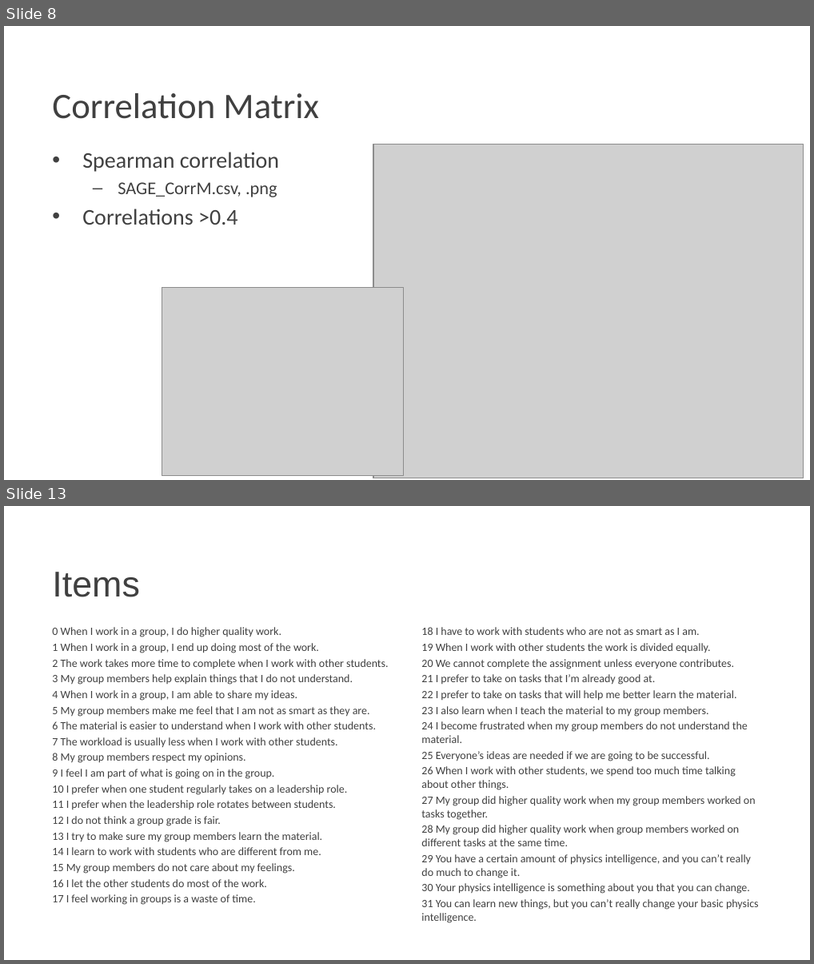
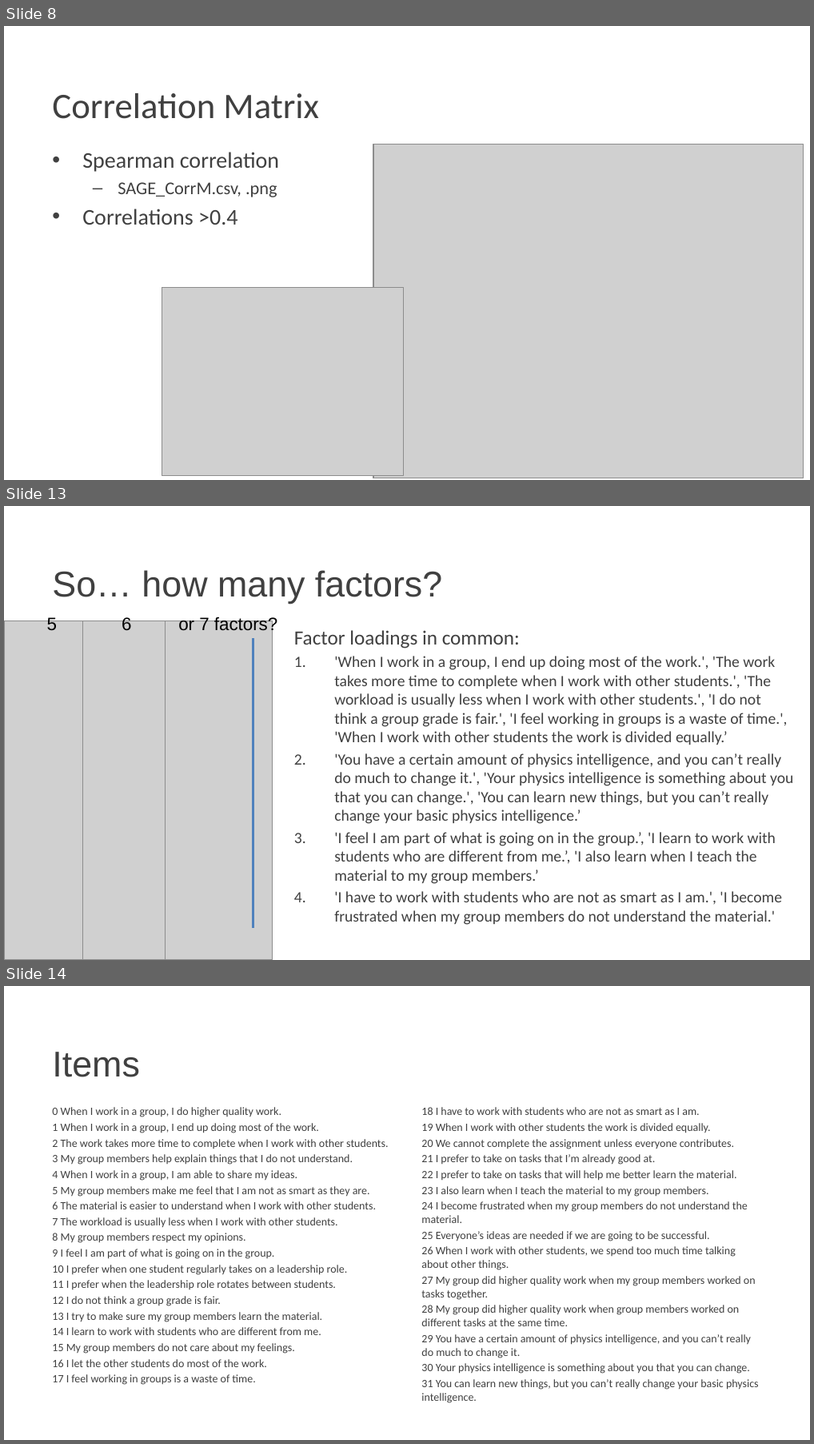
Before and after one commit to Pontigre/PER_analysis, a slide deck: Analysis_explanation.pptx. Shown one above the other, each under a label of ours: slides 8 and 13 before the commit, slides 8, 13 and 14 after it; the slides between them are not shown. The pictures are 814x964 and 814x1444 pixels, drawn with LibreOffice and Linux fonts; fonts in the diff are those of the drawing; grey boxes stand for pictures; background and template pictures are left out. Boxes give left, top, right and bottom in pixels: in the first picture for what was removed or moved away, otherwise in the second. Text is boxed around its words. In the diff, an @@ line names an element or a change of style, - is before the commit and + after.

Commit message:
Correctly outputs loadings of all items for easier comparison
The Confirmatory Factor Analysis method does not work correctly since CFA does not converge. This means we don't have a metric to compare across the different number of factors and need to do it by hand. This fixes the EFA loadings so that we can compare all n.

```diff
--- a/Analysis_explanation.pptx
+++ b/Analysis_explanation.pptx
@@ slide 13 added at (4,506,810,960), background picture (left out) @@
@@ title added at (52,570,442,604), 32 pt, text #404040 @@
+So… how many factors?
@@ picture added at (4,621,86,960) @@
@@ text added at (47,616,57,630), 16 pt, text #000000 @@
+5
@@ picture added at (83,621,166,960) @@
@@ text added at (122,616,131,631), 16 pt, text #000000 @@
+6
@@ picture added at (166,621,273,960) @@
@@ text added at (178,616,278,634), 16 pt, text #000000 @@
+or 7 factors?
@@ line added from (253, 638) to (253, 928), #4F81BD 2 pt @@
@@ text added at (294,630,794,924), 14 pt, text #404040 @@
+Factor loadings in common:
+1. 'When I work in a group, I end up doing most of the work.', 'The work takes more time to complete when I work with other students.', 'The workload is usually less when I work with other students.', 'I do not think a group grade is fair.', 'I feel working in groups is a waste of time.', 'When I work with other students the work is divided equally.’
+2. 'You have a certain amount of physics intelligence, and you can’t really do much to change it.', 'Your physics intelligence is something about you that you can change.', 'You can learn new things, but you can’t really change your basic physics intelligence.’
+3. 'I feel I am part of what is going on in the group.’, 'I learn to work with students who are different from me.’, 'I also learn when I teach the material to my group members.’
+4. 'I have to work with students who are not as smart as I am.', 'I become frustrated when my group members do not understand the material.'
@@ what was slide 13 is now slide 14 @@
```
Also in this commit, not shown: 6 slides changed, 1 slide removed, 35 other files.
